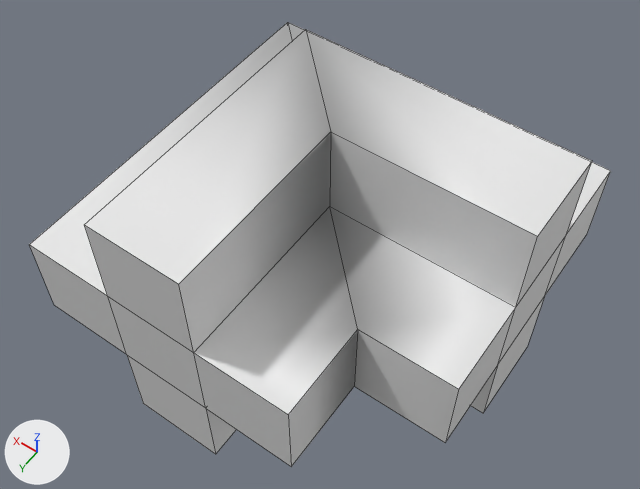
Two versions of the OBJ model Assets/Modules/L.obj, one commit apart.
Rendered twice from a camera (50 mm lens) standing at (-0.729, 1.012, 1.398) and looking at (-0.09, 0.118, -0.007). Arrows for +X, +Y and +Z are at lower left; the lights stay in place. Mesh edges are drawn as thin lines. Where no turn or scale is listed for an object, it has been applied to the vertices.

The first picture shows 'L'.
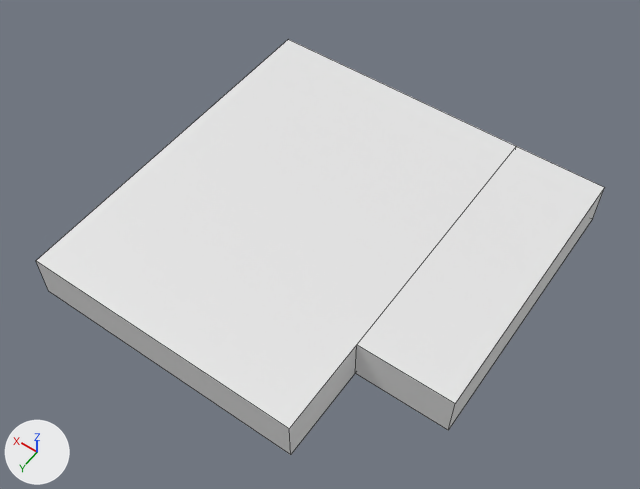
Boxes (x1, y1, x2, y2) around the edits, measured in the pictures (640 x 489 px):
'L', reshaped (7% shorter): before (29, 22, 611, 467); after (36, 39, 605, 455)

The change, as a list of edits to the scene's bpy script:
```text
Change me_l:
    used by ob_l; location = (0.0, 0.0, 0.0)
    remove me_l.from_pydata(...)  # 36 vertices, 35 faces; spans x -0.5..0.3, y -0.3..0.5, z -0.3..0.3
    add me_l.from_pydata(...)  # 14 vertices, 12 faces; spans x -0.5..0.3, y -0.3..0.5, z -0.05..0.05
    me_l part 1: the whole mesh is rebuilt
```
